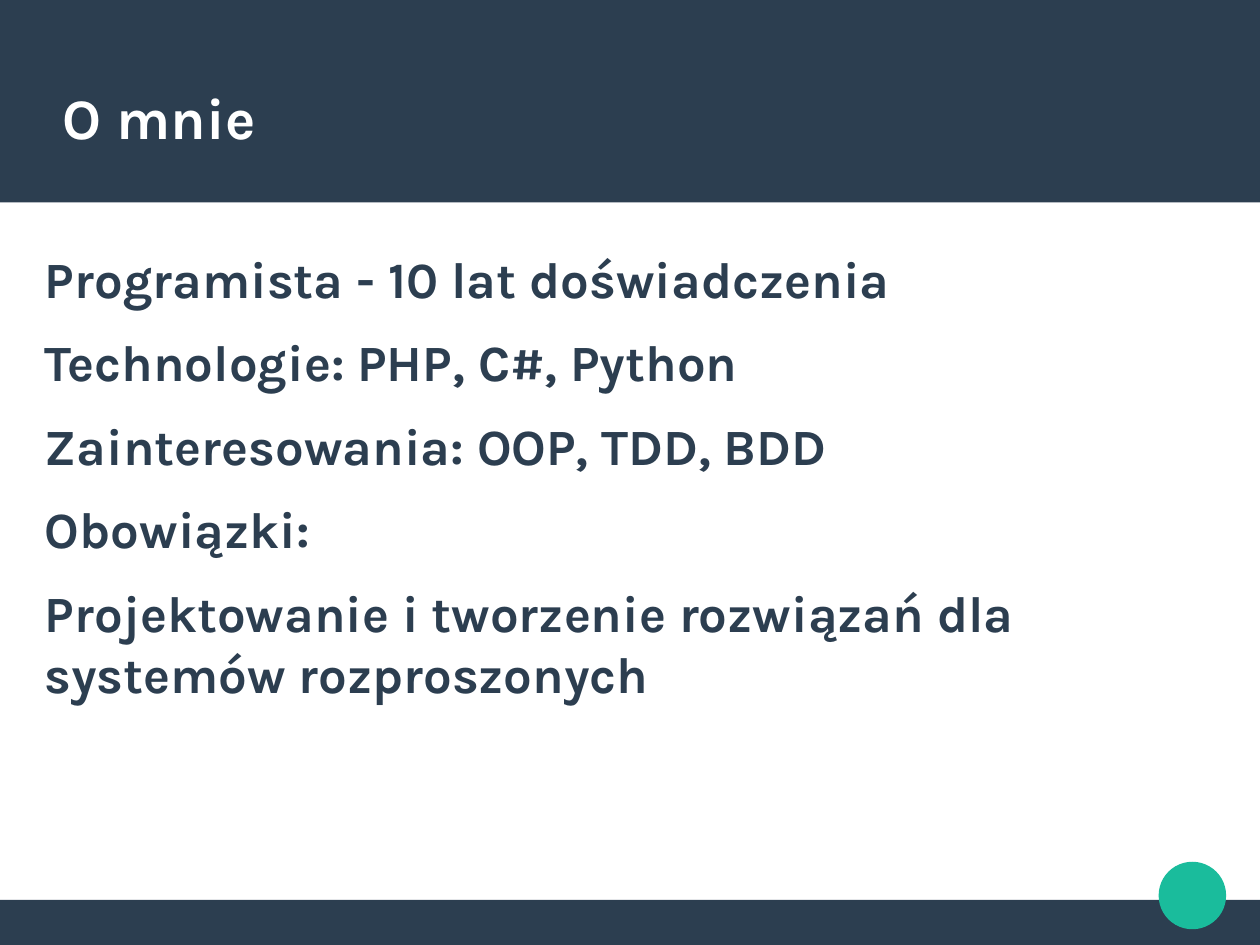
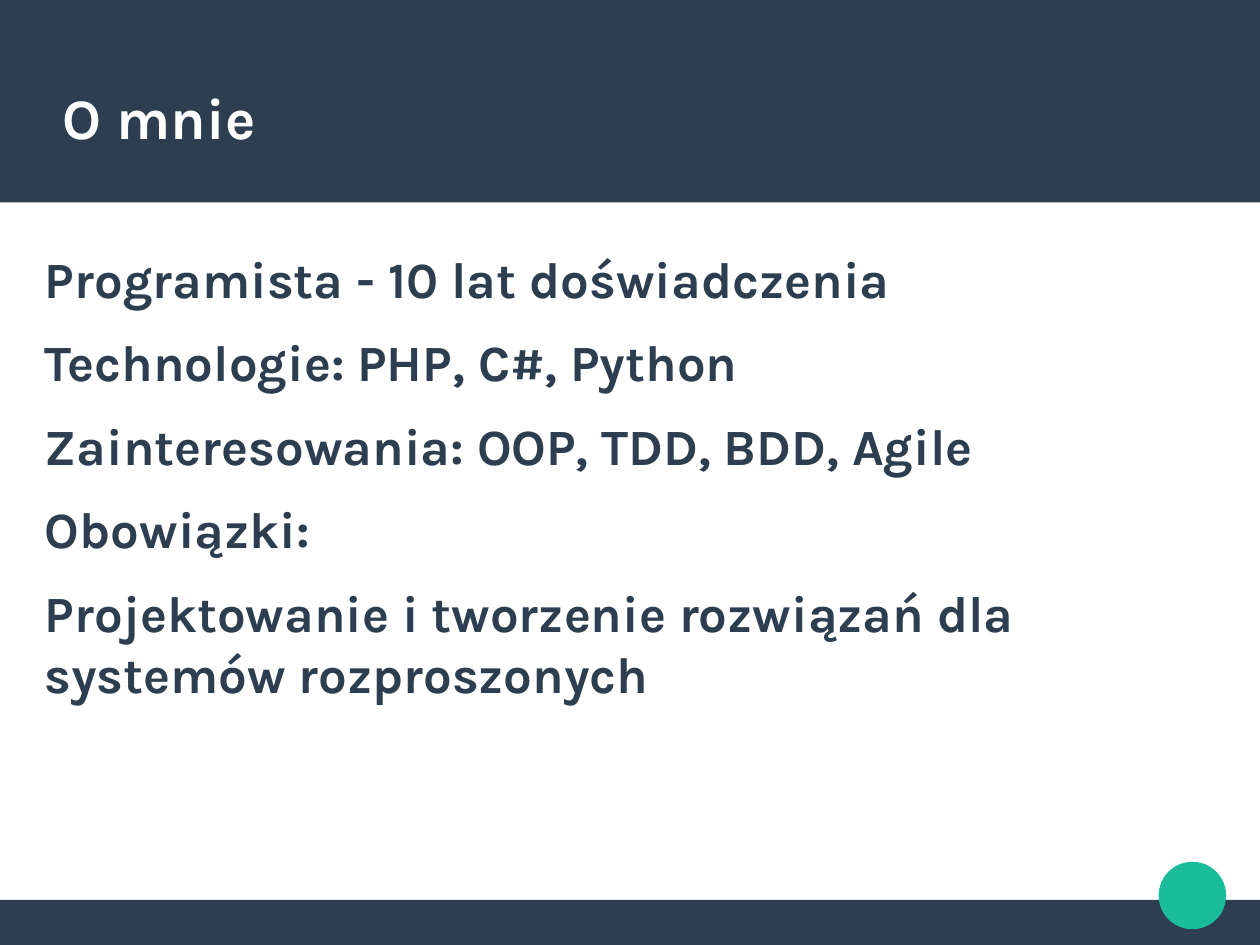
Before and after one commit to bartoszgolek/PHPers, a slide deck: slide 2 of Prezentacja PHPers.odp. Drawn at 1260x945 pixels with LibreOffice and Linux fonts; fonts in the diff are those of the drawing. Boxes give left, top, right and bottom in pixels: in the first picture for what was removed or moved away, otherwise in the second. Text is boxed around its words. In the diff, an @@ line names an element or a change of style, - is before the commit and + after.

```diff
--- a/Prezentacja PHPers.odp
+++ b/Prezentacja PHPers.odp
@@ text at bbox=[45, 429, 972, 477]: text changed @@
-Zainteresowania: OOP, TDD, BDD
+Zainteresowania: OOP, TDD, BDD, Agile
```
Also in this commit, not shown: 1 other slide changed, 1 slide added, 7 other files.
